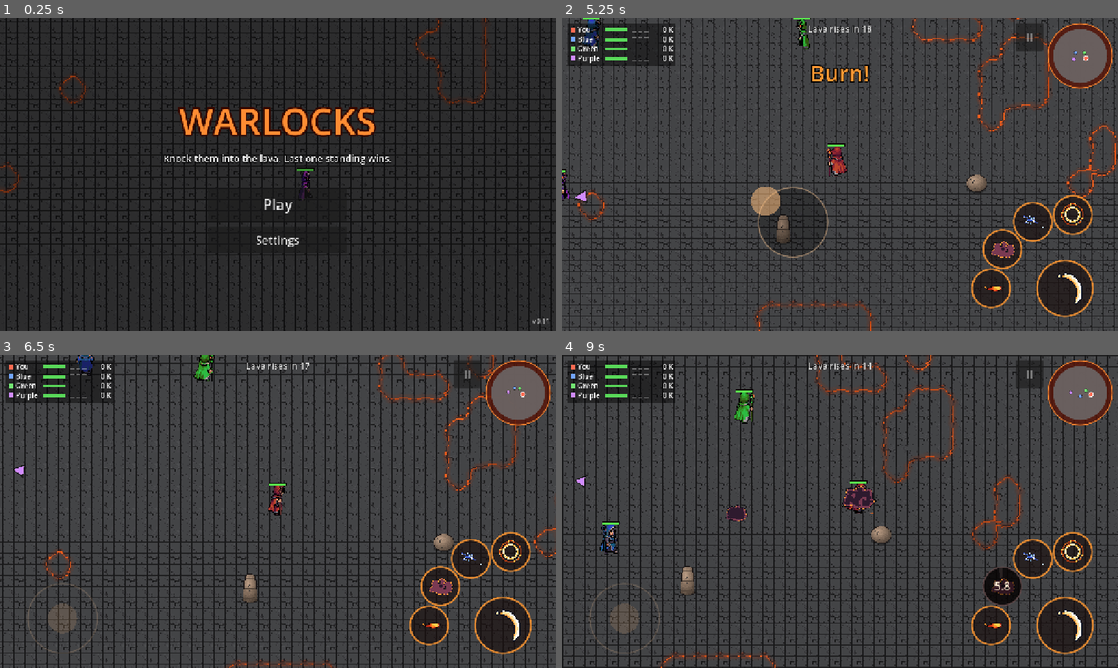
Above: before the commit, frames 1-4 (two rows, left to right).
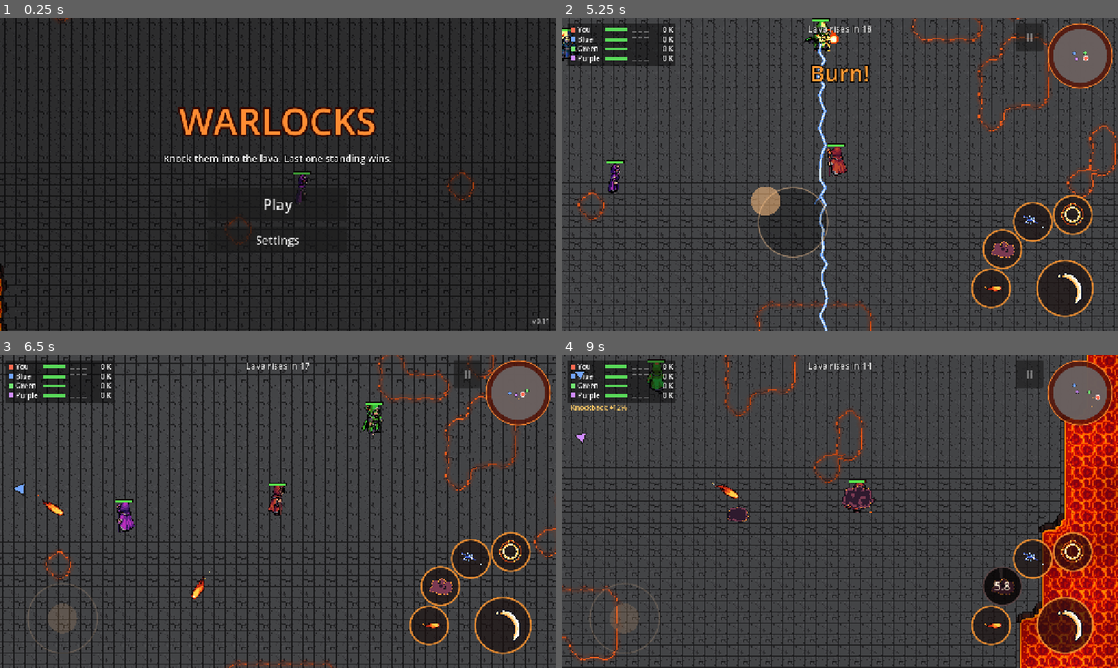
Above: after the commit, the same moments.

Repository: MariosToump/warlocks_on_android
Game: Godot game, scene res://scenes/game.tscn
Two runs of this game, one before a commit and one after it. Both use one fixed random seed, a clock stepped at 60 frames per second and the inputs below.
Inputs (mouse positions are in pixels of both pictures, inside the frame that each line leads up to):
- Up to frame 1 (0.25 s): no input
- Up to frame 2 (5.25 s): click "Play" at 0.5 s; tap Enter at 1.25 s; move the mouse to (962, 158) at 1.27 s; hold D (move_right) 1.28-2 s; hold A (attack) 1.28-2 s; click (962, 158) at 1.42 s; click "II" at 2 s; click "Restart match" at 2.75 s; tap Space at 3.5 s; drag from (728, 190) to (812, 237) at 3.52 s; move the mouse to (895, 105) at 4.27 s; hold D (move_right) 4.28-5 s; hold A (attack) 4.28-5 s; tap Down (cam_down) at 4.35 s; drag from (812, 237) to (673, 127) at 5.02 s
- Up to frame 3 (6.5 s): move the mouse to (444, 558) at 5.77 s; hold S (move_down) from 5.78 s (still down); hold A (attack) from 5.78 s (still down); tap Right (cam_right) at 5.85 s
- Up to frame 4 (9 s): release S (move_down) at 6.5 s; release A (attack) at 6.5 s; drag from (673, 464) to (756, 433) at 6.52 s; move the mouse to (867, 511) at 7.27 s; hold S (move_down) 7.28-8 s; hold A (attack) 7.28-8 s; click (867, 511) at 7.42 s; drag from (756, 433) to (728, 527) at 8.02 s; move the mouse to (962, 495) at 8.77 s; hold W (move_up) from 8.78 s (still down); hold A (attack) from 8.78 s (still down); tap Down (cam_down) at 8.85 s

The runs differ from the first frame. In frame 1, 22% of the frame differs, in the area x 0-100%, y 0-100%; in frame 2, 2.0%; in frame 3, 1.5%; in frame 4, 33%.

Commit message:
Brawler rework: mid range, rushes only on a strong chance, Blink-staff combo
- Brawler holds 300 px; rushes in (charge_distance 50) only when the target
  is wide open (opportunity >= 0.7) or below 35% HP with its lightning down.
  Impatient charge and "threw a spell" trigger removed.
- Every wizard: a staff hit within 1.5 s of your own Blink pushes x1.4
  (bigger arc). Bots follow a Blink with the staff and blink in when rushing.
- Sims (Normal, 2x40): Brawler 19-20% of round wins (was 6%), nobody > 32%.
- tools/test_brawler.gd (new); old Brawler tests updated.

Co-Authored-By: Claude Opus 5.5 <noreply@anthropic.com>

Diff:
--- a/ai/personalities/brawler.tres
+++ b/ai/personalities/brawler.tres
@@ -5,7 +5,7 @@
 [resource]
 script = ExtResource("1")
 personality_name = "Brawler"
-preferred_distance = 50.0
+preferred_distance = 300.0
 retreat_bias = 0.1
 weights = {"homing": 0.8, "blink_in": 1.4, "dodge": 1.4, "fireball": 0.8, "lightning": 1.4, "recover": 1.0, "reposition": 1.25, "shield": 1.1, "staff": 1.6}
 mood_odds = {"aggressive": 0.45, "cautious": 0.15, "opportunist": 0.4}
--- a/scripts/ai/ai_controller.gd
+++ b/scripts/ai/ai_controller.gd
@@ -51,20 +51,18 @@
 ## Recover at least this urgent (on lava, lava arriving, flying toward it)
 ## wins outright: no mood, opportunity or random pick can outrank it.
 const URGENT_RECOVER := 2.5
-## Patient charge (Brawler): wait just outside lightning range (ours, +this
-## margin) until the target is this open, threw a spell this recently, or used
-## its lightning recently enough that it's probably still recharging.
-const PATIENT_MARGIN := 20.0
-const PATIENT_OPENING := 0.4
-const PATIENT_SEEN := 1.2
-const ATTACK_SLOTS := ["Q", "D"]
-## Patient charge: after waiting this long (rolled) with no opening he goes in
-## anyway, for CHARGE_TIME s; while charging, closing in counts this much more
-## than poking from range (commit to it).
-const PATIENCE_MIN := 3.0
-const PATIENCE_MAX := 5.0
-const CHARGE_TIME := 3.0
+## Patient charge (Brawler, v0.12): hold at his own preferred (mid) range and
+## rush in to personality.charge_distance only on a strong chance: the target
+## is this open, or it's hurt (below LOW_HP of max) and its lightning (what
+## punishes a rush) is probably recharging. Sims: rushing on weaker chances
+## (or often) gets him killed -- 5-11% of round wins vs 25% like this.
+## While rushing, closing in counts this much more than poking from range.
+const PATIENT_OPENING := 0.7
+const LOW_HP := 0.35
 const CHARGE_COMMIT := 1.6
+## Blink -> staff combo window (StaffStrikeSpell.COMBO_WINDOW): the staff
+## scores this much more while it's open.
+const COMBO_STAFF_BONUS := 0.6
 ## Zig-zag (Brawler): steps this long, this far to the side.
 const ZIG_STEP := 80.0
 const ZIG_SIDE := 40.0
@@ -93,11 +91,6 @@
 ## Zig-zag side (+1 / -1) and time until it flips.
 var _zig := 1.0
 var _zig_left := 0.0
-## Patient charge: time spent waiting for an opening, how long it will wait,
-## and when an impatient charge ends.
-var _waited := 0.0
-var _patience := randf_range(PATIENCE_MIN, PATIENCE_MAX)
-var _charge_until := -1.0
 var _last_think := 0.0
 ## Per projectile (instance id): [tries to dodge, would shield] rolled once.
 var _rolls := {}
@@ -143,9 +136,6 @@
 	_think_left = randf() * profile.think_interval
 	memory.clear()
 	_watch_everyone()
-	_waited = 0.0
-	_charge_until = -1.0
-	_patience = randf_range(PATIENCE_MIN, PATIENCE_MAX)
 	_start_mood(AIMood.roll(personality.mood_odds))
 
 
@@ -165,43 +155,15 @@
 ## reach while watching.
 func preferred_distance() -> float:
 	var d := personality.preferred_distance
-	if personality.patient_charge and target and not _opening_to_charge():
-		d = maxf(d, _patient_hold())
+	if personality.patient_charge and target and _opening_to_charge():
+		d = personality.charge_distance
 	d *= mood.distance_mult
 	return maxf(d, WATCH_DISTANCE) if watching() else d
 
 
-## Patient charge: wait just out of lightning reach (judged by our own).
-func _patient_hold() -> float:
-	var bolt := wizard.get_spell("E") as LightningSpell
-	return (bolt.max_range if bolt else 230.0) + PATIENT_MARGIN
-
-
-## Patient charge: is the target open, did it just throw a spell, or is its
-## lightning (the thing that punishes a charge) probably recharging?
+## Patient charge: is the target wide open, or hurt with its lightning down?
 func _opening_to_charge() -> bool:
-	if _now < _charge_until:
-		return true # impatient: going in anyway
-	if opportunity(target) >= PATIENT_OPENING or _probably_down(target, "E"):
-		return true
-	for slot in ATTACK_SLOTS:
-		if memory.seen(target, slot) < PATIENT_SEEN:
-			return true
-	return false
-
-
-## Patient charge: count the wait; when patience runs out, charge anyway.
-func _update_patience(dt: float) -> void:
-	if not personality.patient_charge or target == null or _now < _charge_until:
-		return
-	if _opening_to_charge():
-		_waited = 0.0
-		return
-	_waited += dt
-	if _waited >= _patience:
-		_charge_until = _now + CHARGE_TIME
-		_waited = 0.0
-		_patience = randf_range(PATIENCE_MIN, PATIENCE_MAX)
+	return opportunity(target) >= PATIENT_OPENING 		or (target.health < target.max_health * LOW_HP and _probably_down(target, "E"))
 
 
 func _watch_everyone() -> void:
@@ -289,7 +251,6 @@
 
 func _think() -> void:
 	target = _pick_target()
-	_update_patience(_now - _last_think)
 	_last_think = _now
 	if watching() and (wizard.last_hit_at != _watch_hit_mark 			or (target and opportunity(target) >= WATCH_BREAK_OPPORTUNITY)):
 		_watch_until = _now # hit, or someone left wide open: join in
@@ -514,7 +475,10 @@
 	var d := _target_distance()
 	if d > STAFF_ENGAGE or not _reachable(target):
 		return 0.0
-	return 0.8 + (0.4 if _lava_behind(target, wizard.global_position) else 0.0)
+	var s := 0.8 + (0.4 if _lava_behind(target, wizard.global_position) else 0.0)
+	if StaffStrikeSpell.combo_open(wizard):
+		s += COMBO_STAFF_BONUS # just blinked in: follow up with the strong swing
+	return s
 
 
 func _do_staff() -> void:
@@ -532,6 +496,17 @@
 	if d < 80.0 or d > 220.0 or _blink_in_point() == null:
 		return 0.0
 	return 1.0
+
+
+## Rushing (patient charge, a real chance): blink in short of the target, on
+## our side, for the Blink -> staff combo -- lava nearby or not.
+func _rush_blink_point():
+	if not personality.patient_charge or not _opening_to_charge():
+		return null
+	var at := target.global_position + (wizard.global_position - target.global_position).normalized() * 26.0
+	if _unsafe(at):
+		return null
+	return at
 
 
 func _do_blink_in() -> void:
@@ -549,7 +524,7 @@
 		if _unsafe(target.global_position + d * NEAR_LAVA):
 			lava_dir += d
 	if lava_dir == Vector2.ZERO:
-		return null
+		return _rush_blink_point()
 	var at := target.global_position - lava_dir.normalized() * 26.0
 	var blink := wizard.get_spell("W") as BlinkSpell
 	if _lava_within(at, 12.0) or blink == null 			or wizard.global_position.distance_to(at) > blink.max_distance:
--- a/scripts/ai/ai_personality.gd
+++ b/scripts/ai/ai_personality.gd
@@ -25,9 +25,10 @@
 @export var risk_appetite := 0.8
 ## v0.10 Brawler: weave from side to side while closing in.
 @export var zigzag := false
-## v0.10 Brawler: hold just out of reach until the target is open or has
-## just thrown a spell, then charge in.
+## Brawler (v0.12): hold at preferred_distance (mid range) and rush in to
+## charge_distance only when the target is open or its lightning is down.
 @export var patient_charge := false
+@export var charge_distance := 50.0
 ## v0.10: how much an enemy's opportunity counts when picking a target
 ## (the Trickster's third-party instinct).
 @export var opportunist_targeting := 1.0
--- a/scripts/spells/blink.gd
+++ b/scripts/spells/blink.gd
@@ -26,6 +26,7 @@
 	var fx_parent := caster.get_parent()
 	EffectOneShot.spawn_at_feet(PUFF, fx_parent, from)
 	caster.global_position = to
+	caster.last_blink_at = Time.get_ticks_msec() / 1000.0
 	caster.knockback = Vector2.ZERO
 	caster.move_target = null
 	caster.reset_physics_interpolation()
--- a/scripts/spells/staff_strike.gd
+++ b/scripts/spells/staff_strike.gd
@@ -9,6 +9,11 @@
 
 @export var damage_by_level: Array[float] = [2.0, 2.5, 3.0, 4.0]
 @export var knockback_by_level: Array[float] = [300.0, 330.0, 360.0, 390.0]
+## Blink -> staff combo (every wizard): a hit within this many seconds of
+## your own Blink pushes this much harder, with a bigger arc.
+const COMBO_WINDOW := 1.5
+const COMBO_KNOCKBACK := 1.4
+
 ## Auto-attack walks this close (centre to centre) before swinging.
 @export var attack_range := 30.0
 ## The hit area is a circle this far in front of the caster...
@@ -28,8 +33,14 @@
 	cancel_on_move = true
 
 
+static func combo_open(w: Wizard) -> bool:
+	return Time.get_ticks_msec() / 1000.0 - w.last_blink_at <= COMBO_WINDOW
+
+
 func release(target: Vector2) -> void:
 	Sfx.play_at("staff", caster.global_position)
+	var combo := combo_open(caster)
+	var kb: float = knockback_by_level[level] * (COMBO_KNOCKBACK if combo else 1.0)
 	var from := caster.global_position
 	var dir := (target - from).normalized()
 	if dir == Vector2.ZERO:
@@ -55,17 +66,19 @@
 			caster.apply_knockback(-push * knockback_by_level[level] * 0.5)
 			continue
 		w.take_damage(damage_by_level[level], caster)
-		w.apply_knockback(push * knockback_by_level[level])
+		w.apply_knockback(push * kb)
 		w.flash_hit(push)
-		_spawn_hit(w.global_position, push)
+		_spawn_hit(w.global_position, push, combo)
 
 
 ## The fiery arc where the staff connects, turned to face the blow.
-func _spawn_hit(at: Vector2, push: Vector2) -> void:
+func _spawn_hit(at: Vector2, push: Vector2, combo := false) -> void:
 	var fx: EffectOneShot = load(EffectOneShot.SCENE).instantiate()
 	fx.sprite_frames = SWING
 	fx.offset = -SWING.get_meta("pivot_px", Vector2.ZERO)
 	fx.position = at + Vector2(0, -14) - push * 10.0
 	fx.rotation = push.angle()
 	fx.speed_scale = 1.5
+	if combo:
+		fx.scale = Vector2(1.5, 1.5)
 	caster.get_parent().add_child(fx)
--- a/scripts/wizard.gd
+++ b/scripts/wizard.gd
@@ -43,6 +43,8 @@
 ## Who hit us last, and when (seconds, Time.get_ticks_msec() based).
 var last_attacker: Wizard = null
 var last_hit_at := -100.0
+## When we last blinked (same clock): opens the Blink -> staff combo.
+var last_blink_at := -100.0
 var alive := true
 var on_lava := false
 var arena: Arena
--- a/tools/test_ai.gd
+++ b/tools/test_ai.gd
@@ -100,6 +100,7 @@
 	_place(blue, c)
 	(blue.get_spell("E") as Spell).cooldown_left = 99.0 # walking, not zapping it away
 	await _open_up(green, c + Vector2(400, 0))
+	await _lightning_down(green) # v0.12: he rushes a hurt target only once its lightning is spent
 	var d := INF
 	var t := 0.0
 	while t < 3.0:
@@ -238,15 +239,15 @@
 	_place(blue, c)
 	(blue.get_spell("E") as Spell).cooldown_left = 99.0 # the staff, not a zap
 	await _open_up(green, c + Vector2(200, 0))
+	await _lightning_down(green) # v0.12: he rushes a hurt target only once its lightning is spent
 	var t := await _time_to_use(blue, "A", 4.0)
 	_check(t >= 0.0, "brawler walks up to an open target and swings within 4 s (%.1f s)" % t)
 	_restore(green)
 	_remove_bot(ai)
 
 
-## Closest a bot gets to a passive target in 12 s (v0.10: the Brawler waits
-## a few seconds for an opening, then charges, so an average mostly measured
-## the waiting and his lightning shoving the dummy away).
+## Closest a bot gets to a passive, healthy target in 12 s (v0.12: the
+## Brawler holds mid range until there's a real chance).
 func _closest_distance(pers: String) -> float:
 	_park_all()
 	var ai := _make_bot(blue, pers, "normal")
@@ -271,7 +272,7 @@
 	print("personalities")
 	var brawler := await _closest_distance("brawler")
 	var caster := await _closest_distance("caster")
-	_check(brawler < 90.0, "brawler goes into melee range (closest %.0f px)" % brawler)
+	_check(brawler > 200.0 and brawler < 380.0, "brawler holds mid range against a healthy target (closest %.0f px)" % brawler)
 	_check(caster > 130.0, "caster never does (closest %.0f px)" % caster)
 
 
@@ -543,6 +544,13 @@
 	w.knockback_taken_multiplier = 0.0 # positioning tests: hits don't shove it away
 
 
+## `w` zaps away from everyone, so its lightning is recharging (bots saw it).
+func _lightning_down(w: Wizard) -> void:
+	(w.get_spell("E") as Spell).cooldown_left = 0.0
+	w.cast("E", w.global_position + Vector2(0, -300))
+	await _frames(20)
+
+
 func _restore(w: Wizard) -> void:
 	w.knockback_taken_multiplier = 1.0
 
--- a/tools/test_ai_human.gd
+++ b/tools/test_ai_human.gd
@@ -66,8 +66,7 @@
 	# Task 4: personalities
 	await _test_brawler_dodges()
 	await _test_brawler_zigzags()
-	await _test_brawler_waits_for_opening()
-	await _test_brawler_gets_impatient()
+	# (v0.12: the Brawler's hold / rush rules live in tools/test_brawler.gd)
 	await _test_trickster_third_party()
 
 	print("TEST %s (%d failures)" % ["PASSED" if failures == 0 else "FAILED", failures])
@@ -430,55 +429,6 @@
 	_remove_bot(ai)
 
 
-func _test_brawler_waits_for_opening() -> void:
-	print("brawler waits for an opening")
-	_park_all()
-	var ai := _make_bot(blue, "brawler", "normal")
-	_place(blue, c)
-	_place(green, c + Vector2(300, 0))
-	await _frames(2)
-	ai.target = green
-	var hold := ai.preferred_distance()
-	var zap: float = (green.get_spell("E") as LightningSpell).max_range
-	_check(hold > zap, "healthy enemy, nothing seen: waits outside lightning range (%.0f > %.0f)" % [hold, zap])
-	await _cast_and_wait(green, "Q", c + Vector2(300, -300))
-	var go := ai.preferred_distance()
-	_check(go < 60.0, "enemy just threw a fireball: charges in (%.0f)" % go)
-	ai._now += 2.0
-	_check(ai.preferred_distance() > zap, "a while later: back to waiting")
-	await _cast_and_wait(green, "E", c + Vector2(300, -300))
-	ai._now += 3.0
-	_check(ai.preferred_distance() < 60.0, "lightning used 3 s ago (still recharging): charges in")
-	ai._now += 2.0
-	_check(ai.preferred_distance() > zap, "lightning probably back: waits again")
-	_remove_bot(ai)
-
-
-## Waiting forever on a target that never attacks isn't human: after a few
-## seconds without an opening he goes in anyway.
-func _test_brawler_gets_impatient() -> void:
-	print("brawler gets impatient")
-	_park_all()
-	var ai := _make_bot(blue, "brawler", "normal")
-	for s in ["Q", "E", "W", "D"]: # waiting / walking only
-		if blue.get_spell(s):
-			(blue.get_spell(s) as Spell).cooldown_left = 999.0
-	_place(blue, c)
-	_place(green, c + Vector2(300, 0))
-	await _frames(30)
-	_check(ai.preferred_distance() > 200.0, "waits at first (%.0f)" % ai.preferred_distance())
-	var charged := false
-	for i in 6 * 60:
-		await _frames(1)
-		green.health = 100.0
-		charged = charged or ai.preferred_distance() < 60.0
-	_check(charged, "charges in anyway within 6 s")
-	for s in ["Q", "E", "W", "D"]:
-		if blue.get_spell(s):
-			(blue.get_spell(s) as Spell).cooldown_left = 0.0
-	_remove_bot(ai)
-
-
 ## The Trickster goes after the wizard busy fighting someone else.
 func _test_trickster_third_party() -> void:
 	print("trickster third party")
--- /dev/null
+++ b/tools/test_brawler.gd
@@ -0,0 +1,212 @@
+extends SceneTree
+## Brawler rework (v0.12): mid range by default, rushes in only on a real
+## chance, and the Blink -> staff combo (a rule for every wizard).
+##   godot --headless --path . -s tools/test_brawler.gd
+
+const BRAWLER := preload("res://ai/personalities/brawler.tres")
+const NORMAL := preload("res://ai/profiles/normal.tres")
+
+var game: Node
+var player: Wizard
+var blue: Wizard
+var green: Wizard
+var purple: Wizard
+var arena: Arena
+var c: Vector2
+var failures := 0
+
+
+func _init() -> void:
+	game = load("res://scenes/game.tscn").instantiate()
+	game.bot_ai = false
+	game.shrink_arena = false
+	game.rounds = false
+	game.get_node("Arena").platform_radius_tiles = 38.0
+	game.apply_settings = false
+	game.title_screen = false
+	root.add_child(game)
+	_run.call_deferred()
+
+
+func _run() -> void:
+	await _frames(5)
+	arena = game.get_node("Arena")
+	player = game.get_node("Wizards/Player")
+	blue = game.get_node("Wizards/BotBlue")
+	green = game.get_node("Wizards/BotGreen")
+	purple = game.get_node("Wizards/BotPurple")
+	c = arena.get_center()
+	player.get_node("PlayerController").process_mode = Node.PROCESS_MODE_DISABLED
+
+	_test_combo_knockback()
+	_test_combo_window_ends()
+	await _test_holds_mid_range()
+	await _test_rushes_on_a_chance()
+	await _test_no_impatient_rush()
+	await _test_blinks_in_during_a_rush()
+
+	print("TEST PASSED (0 failures)" if failures == 0 else "TEST FAILED (%d failures)" % failures)
+	quit(1 if failures else 0)
+
+
+## Staff hit on blue standing 20 px to the right of the player; returns the push.
+func _staff_push() -> float:
+	_place(blue, player.global_position + Vector2(20, 0))
+	(player.get_spell("A") as Spell).release(blue.global_position)
+	return blue.knockback.length()
+
+
+func _test_combo_knockback() -> void:
+	print("blink -> staff combo")
+	_park_all()
+	_place(player, c)
+	player.last_blink_at = -100.0
+	var plain := _staff_push()
+	_place(player, c)
+	(player.get_spell("W") as Spell).release(c + Vector2(0, 100))
+	_check(Time.get_ticks_msec() / 1000.0 - player.last_blink_at < 0.5, "blink records when it happened")
+	var combo := _staff_push()
+	_check(plain > 0.0 and combo / plain > 1.35 and combo / plain < 1.45,
+		"staff right after a blink pushes ~1.4x harder (%.0f vs %.0f)" % [combo, plain])
+
+
+func _test_combo_window_ends() -> void:
+	print("combo window")
+	_park_all()
+	_place(player, c)
+	player.last_blink_at = -100.0
+	var plain := _staff_push()
+	_place(player, c)
+	player.last_blink_at = Time.get_ticks_msec() / 1000.0 - 1.6
+	var late := _staff_push()
+	_check(is_equal_approx(late, plain), "1.6 s after the blink: no bonus (%.0f vs %.0f)" % [late, plain])
+
+
+func _test_holds_mid_range() -> void:
+	print("mid range by default")
+	_park_all()
+	var ai := _make_bot(blue)
+	_place(blue, c)
+	_place(green, c + Vector2(400, 0))
+	await _frames(2)
+	ai.target = green
+	var hold := ai.preferred_distance()
+	_check(hold > 250.0 and hold < 360.0, "healthy target: holds about 300 px (%.0f)" % hold)
+	await _cast_and_wait(green, "Q", c + Vector2(400, -300))
+	_check(ai.preferred_distance() > 250.0, "target just threw a fireball: still holds (%.0f)" % ai.preferred_distance())
+	_remove_bot(ai)
+
+
+func _test_rushes_on_a_chance() -> void:
+	print("rushes on a real chance")
+	_park_all()
+	var ai := _make_bot(blue)
+	_place(blue, c)
+	_place(green, c + Vector2(400, 0))
+	await _frames(2)
+	ai.target = green
+	green.health = 25.0
+	_check(ai.preferred_distance() > 250.0, "low HP alone: still holds (%.0f)" % ai.preferred_distance())
+	green.health = 100.0
+	await _cast_and_wait(green, "E", c + Vector2(400, -300))
+	ai._now += 3.0
+	_check(ai.preferred_distance() > 250.0, "lightning recharging alone: still holds")
+	green.health = 25.0
+	_check(ai.preferred_distance() < 60.0, "hurt and its lightning recharging: rushes in (%.0f)" % ai.preferred_distance())
+	ai._now += 3.0
+	_check(ai.preferred_distance() > 250.0, "lightning probably back: holds again")
+	green.health = 100.0
+	_remove_bot(ai)
+
+
+func _test_no_impatient_rush() -> void:
+	print("no impatient rush")
+	_park_all()
+	var ai := _make_bot(blue)
+	for s in ["Q", "E", "W", "D"]:
+		if blue.get_spell(s):
+			(blue.get_spell(s) as Spell).cooldown_left = 999.0
+	_place(blue, c)
+	_place(green, c + Vector2(500, 0))
+	green.knockback_taken_multiplier = 0.0
+	var closest := INF
+	for i in 6 * 60:
+		await _frames(1)
+		green.health = 100.0
+		closest = minf(closest, blue.global_position.distance_to(green.global_position))
+	_check(closest > 200.0, "healthy, passive target for 6 s: never rushes (closest %.0f)" % closest)
+	green.knockback_taken_multiplier = 1.0
+	_remove_bot(ai)
+
+
+func _test_blinks_in_during_a_rush() -> void:
+	print("blinks in during a rush")
+	_park_all()
+	var ai := _make_bot(blue)
+	for s in ["Q", "E", "D"]: # leave Blink and the staff
+		if blue.get_spell(s):
+			(blue.get_spell(s) as Spell).cooldown_left = 999.0
+	_place(blue, c)
+	_place(green, c + Vector2(170, 0)) # middle of a big island: no lava near
+	green.knockback_taken_multiplier = 0.0
+	await _frames(2) # memory starts watching a frame after the bot is added
+	await _cast_and_wait(green, "E", c + Vector2(170, -300)) # its lightning is now recharging
+	var blinked := false
+	for i in 3 * 60:
+		await _frames(1)
+		green.health = 25.0
+		blinked = blinked or (blue.get_spell("W") as Spell).cooldown_left > 0.0
+	_check(blinked, "blinks at a hurt target (lightning down) with no lava nearby")
+	green.health = 100.0
+	green.knockback_taken_multiplier = 1.0
+	_remove_bot(ai)
+
+
+# --- helpers -----------------------------------------------------------------
+
+func _make_bot(w: Wizard) -> AIController:
+	var ai := AIController.new()
+	ai.personality = BRAWLER
+	ai.profile = NORMAL
+	w.add_child(ai)
+	return ai
+
+
+func _remove_bot(ai: AIController) -> void:
+	var w := ai.wizard
+	ai.free()
+	w.move_target = null
+	w.move_dir = Vector2.ZERO
+	w.attack(null)
+
+
+func _cast_and_wait(w: Wizard, slot: String, at: Vector2) -> void:
+	w.get_spell(slot).cooldown_left = 0.0
+	w.cast(slot, at)
+	await _frames(20)
+
+
+func _park_all() -> void:
+	for p in get_nodes_in_group("projectiles"):
+		p.queue_free()
+	var spots := [Vector2(-900, -300), Vector2(-900, 300), Vector2(-600, -700), Vector2(-600, 700)]
+	var all := [player, blue, green, purple]
+	for i in all.size():
+		_place(all[i], c + spots[i])
+		for s in all[i].get_node("Spells").get_children():
+			(s as Spell).cooldown_left = 0.0
+
+
+func _place(w: Wizard, at: Vector2) -> void:
+	w.reset(at)
+
+
+func _check(ok: bool, what: String) -> void:
+	print(("  ok   " if ok else "  FAIL ") + what)
+	if not ok:
+		failures += 1
+
+
+func _frames(n: int) -> void:
+	for i in n:
+		await physics_frame
Not shown, changed: GAME_DESIGN.md
Not shown, added: docs/superpowers/specs/2026-11-27-brawler-midrange-design.md
